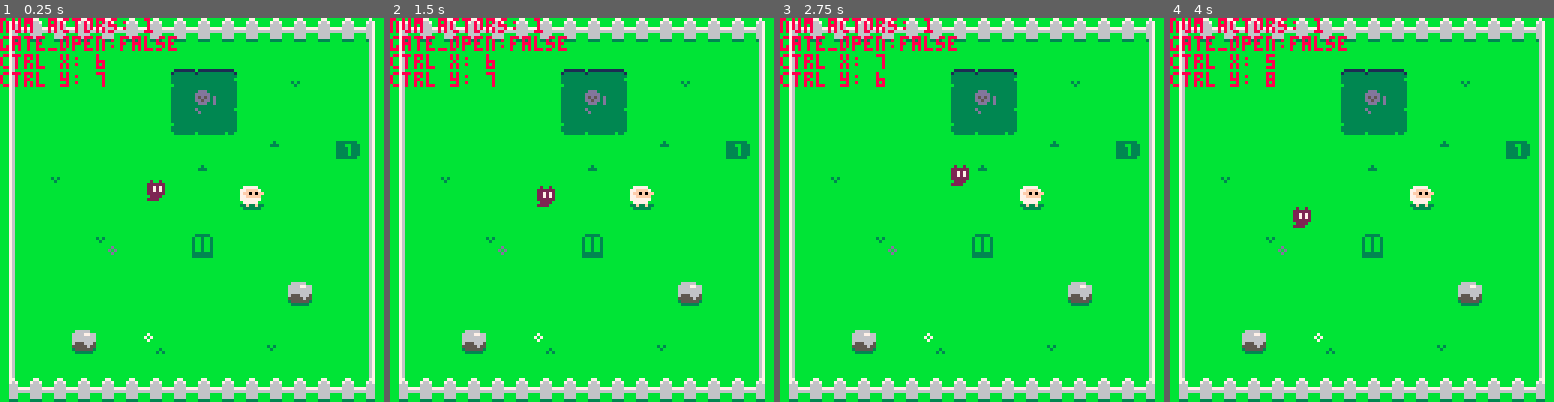
Above: before the commit, frames 1-4 (left to right).
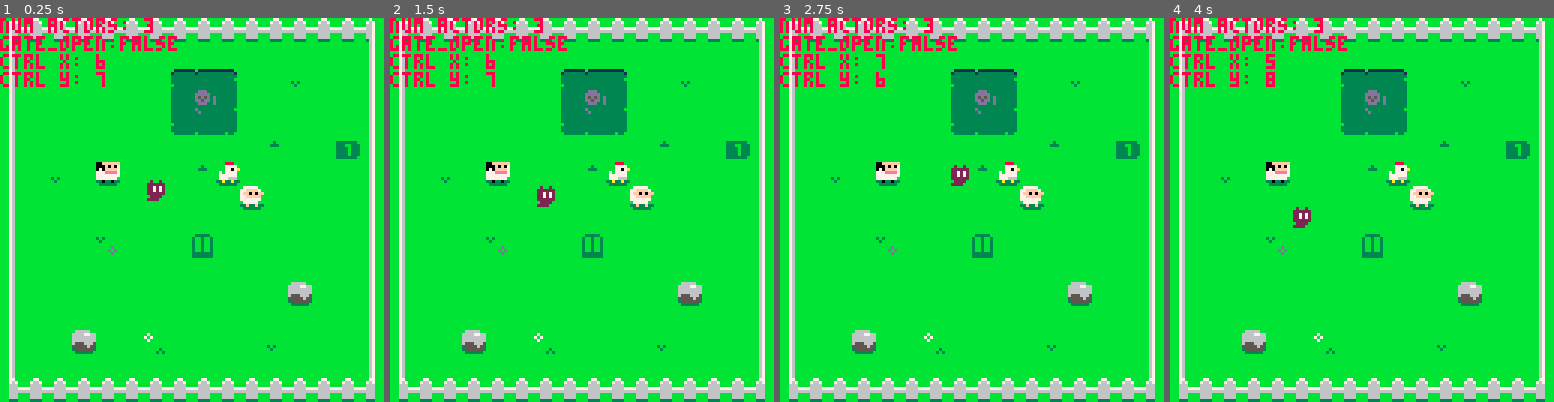
Above: after the commit, the same moments.

Repository: ethanmuller/gmtk-2020-jam
Game: PICO-8 cartridge ooc.p8
Two runs of this game, one before a commit and one after it. Both use one fixed random seed, a clock stepped at 60 frames per second and the inputs below.
Inputs:
- Up to frame 1 (0.25 s): no input
- Up to frame 2 (1.5 s): tap X (X key) at 0.33, 1.07 s; tap O (Z key) at 0.7 s
- Up to frame 3 (2.75 s): hold Right 1.6-2.1 s; tap O (Z key) at 1.7, 2.1, 2.5 s; tap X (X key) at 1.85 s; hold Up 2.15-2.42 s; hold Right from 2.47 s (still down)
- Up to frame 4 (4 s): tap O (Z key) at 2.9, 3.3, 3.7 s; tap X (X key) at 2.97 s; release Right at 3.03 s; hold Left 3.08-3.58 s; hold Down 3.63-3.97 s

The runs differ from the first frame. In frame 1, 0.7% of the frame differs, in the area x 25-63%, y 0-44%; in frame 2, 0.7%; in frame 3, 0.7%; in frame 4, 0.7%.

Commit message:
Add logic for Chicken and Cow

Diff:
--- a/ooc.p8
+++ b/ooc.p8
@@ -226,9 +226,9 @@
     if btnp(🅾️) then
       local i = actor_i_at_cell(ctrl.x, ctrl.y)
       if i then
-        if(actors[i].name == "sheep") then
+        -- if(actors[i].name == "sheep") then
           set_ctrl(i)
-        end
+        -- end
       else
         sfx(snd["nope"])
       end
@@ -264,6 +264,16 @@
   sheep = {
     s=96,
     name="sheep",
+    music="sheep_theme",
+  },
+  chicken = {
+    s=98,
+    name="chicken",
+    music="sheep_theme",
+  },
+  cow = {
+    s=100,
+    name="cow",
     music="sheep_theme",
   },
   rock = {
@@ -294,6 +304,31 @@
 
       if current_cell == library["sheep"].s then
         local s = clone_table(library["sheep"])
+        s.x = i
+        s.y = j
+        s.time_at_last_move=t
+
+        add(actors, s)
+
+        -- remove from map
+        mset(i, j, library["grass"].s)
+      end
+
+      if current_cell == library["chicken"].s then
+        local s = clone_table(library["chicken"])
+        s.x = i
+        s.y = j
+        s.time_at_last_move=t
+
+        add(actors, s)
+
+        -- remove from map
+        mset(i, j, library["grass"].s)
+      end
+
+
+      if current_cell == library["cow"].s then
+        local s = clone_table(library["cow"])
         s.x = i
         s.y = j
         s.time_at_last_move=t
@@ -585,7 +620,7 @@
 90b6b6b6b6b6b628292ab6b6b6b6b69200000000000000000000000000000000000000000000000000000000000000000000000000000000000000000000000000000000000000000000000000000000000000000000000000000000000000000000000000000000000000000000000000000000000000000000000000000000
 90b6b6b6b6b6b638393ab6b6b6b6b69200000000000000000000000000000000000000000000000000000000000000000000000000000000000000000000000000000000000000000000000000000000000000000000000000000000000000000000000000000000000000000000000000000000000000000000000000000000
 90b6b6b6b6b6b6b6b6b6b6b5b6b61d9200000000000000000000000000000000000000000000000000000000000000000000000000000000000000000000000000000000000000000000000000000000000000000000000000000000000000000000000000000000000000000000000000000000000000000000000000000000
-90b691b6b6b6b6b6b5b6b6b6b6b6b69200000000000000000000000000000000000000000000000000000000000000000000000000000000000000000000000000000000000000000000000000000000000000000000000000000000000000000000000000000000000000000000000000000000000000000000000000000000
+90b691b664b6b6b6b562b6b6b6b6b69200000000000000000000000000000000000000000000000000000000000000000000000000000000000000000000000000000000000000000000000000000000000000000000000000000000000000000000000000000000000000000000000000000000000000000000000000000000
 90b6b6b6b6b640b6b6b660b6b6b6b69200000000000000000000000000000000000000000000000000000000000000000000000000000000000000000000000000000000000000000000000000000000000000000000000000000000000000000000000000000000000000000000000000000000000000000000000000000000
 90b6b6b6b6b6b6b6b6b6b6b6b6b6b69200000000000000000000000000000000000000000000000000000000000000000000000000000000000000000000000000000000000000000000000000000000000000000000000000000000000000000000000000000000000000000000000000000000000000000000000000000000
 90b6b6b6b4b6b6b60cb6b6b6b6b6b69200000000000000000000000000000000000000000000000000000000000000000000000000000000000000000000000000000000000000000000000000000000000000000000000000000000000000000000000000000000000000000000000000000000000000000000000000000000
